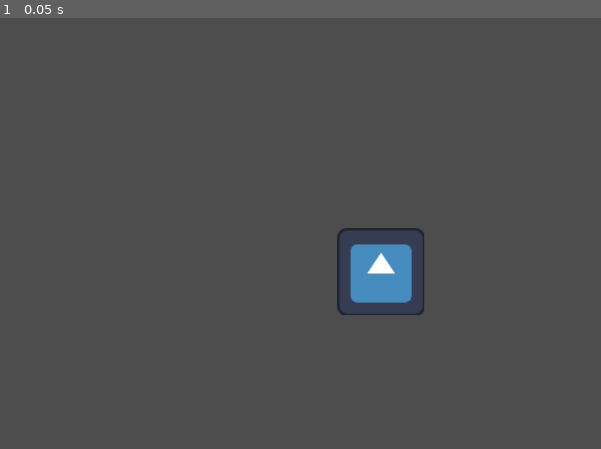
Above: before the commit, frame 1.
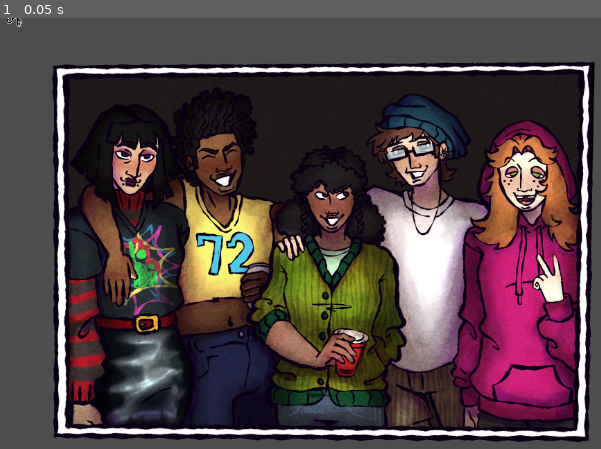
Above: after the commit, the same moment.

Repository: 100-Devs-1-Game/CutOffMoveOn
Game: Godot game, scene res://scenes/cut_test.tscn
Same seed, same stepped clock (60 frames per second), same inputs: the game is played once before the commit and once after it. The engine's default icon, where the game draws it, is replaced by a stand-in: a white triangle on a blue panel in a dark square.
Inputs:
- Up to frame 1 (0.05 s): no input

The runs differ from the first frame. In frame 1, 76% of the frame differs, in the area x 1-100%, y 0-99%.
Error after the commit: Parse Error: Preload file "res://dotted_line.png" does not exist. (res://scripts/cut_test.gd:6)

Commit message:
Added cutting mechanic and 'level completion'

Diff:
--- a/src/scenes/cut_test.tscn
+++ b/src/scenes/cut_test.tscn
@@ -1,10 +1,52 @@
-[gd_scene load_steps=2 format=3 uid="uid://c74wi0fqx48rp"]
+[gd_scene load_steps=7 format=3 uid="uid://c74wi0fqx48rp"]
 
-[ext_resource type="Script" uid="uid://bv1mgy8mi25jk" path="res://scenes/image_parent.gd" id="1_bf38t"]
+[ext_resource type="Script" uid="uid://k4ntejk1ly80" path="res://scripts/cut_test.gd" id="1_pp5k7"]
+[ext_resource type="Texture2D" uid="uid://d21gvpnn7y8cr" path="res://gfx/Piece-1.png" id="3_fp3of"]
+[ext_resource type="Texture2D" uid="uid://cwdg08w3c60k2" path="res://gfx/Piece-3.png" id="4_1kxhe"]
+[ext_resource type="Texture2D" uid="uid://bw670277p501j" path="res://gfx/scissoricon.png" id="5_1kxhe"]
+[ext_resource type="Texture2D" uid="uid://bedpko8l1wur2" path="res://gfx/Piece-2.png" id="5_pp5k7"]
+[ext_resource type="Texture2D" uid="uid://bko4x5o2vuu47" path="res://gfx/Final-Result.png" id="7_k75w1"]
 
-[node name="CutTest" type="Node2D"]
+[node name="CutTest" type="Node2D" node_paths=PackedStringArray("_guide_lines")]
+script = ExtResource("1_pp5k7")
+_guide_lines = [NodePath("CutLine"), NodePath("CutLine2")]
 
 [node name="Camera2D" type="Camera2D" parent="."]
+position = Vector2(966, 656)
+zoom = Vector2(0.5, 0.5)
 
-[node name="ImageParent" type="Node2D" parent="."]
-script = ExtResource("1_bf38t")
+[node name="Piece1" type="Sprite2D" parent="."]
+texture = ExtResource("3_fp3of")
+centered = false
+
+[node name="Piece3" type="Sprite2D" parent="."]
+texture = ExtResource("4_1kxhe")
+centered = false
+
+[node name="Piece2" type="Sprite2D" parent="."]
+texture = ExtResource("5_pp5k7")
+centered = false
+
+[node name="CutLine" type="Line2D" parent="."]
+visible = false
+points = PackedVector2Array(1132, 144, 1129, 223, 1090, 250, 1050, 272, 1038, 306, 1037, 344, 988, 370, 993, 413, 1008, 458, 1008, 502, 1034, 551, 1062, 602, 1045, 666, 1096, 704, 1101, 779, 1101, 838, 1117, 891, 1118, 944, 1093, 1002, 1055, 1045, 1068, 1109, 1064, 1152, 1057, 1202)
+width = 5.0
+default_color = Color(1, 0, 1, 1)
+
+[node name="CutLine2" type="Line2D" parent="."]
+visible = false
+points = PackedVector2Array(1167, 142, 1165, 229, 1263, 289, 1306, 354, 1300, 395, 1243, 423, 1263, 448, 1253, 481, 1222, 496, 1266, 525, 1348, 547, 1348, 578, 1314, 604, 1291, 645, 1290, 721, 1291, 815, 1287, 887, 1271, 960, 1256, 1030, 1275, 1074, 1290, 1137, 1290, 1202)
+width = 5.0
+default_color = Color(1, 0, 1, 1)
+
+[node name="FinalResult" type="Sprite2D" parent="."]
+modulate = Color(1, 1, 1, 0)
+texture = ExtResource("7_k75w1")
+centered = false
+
+[node name="Cursor" type="Node2D" parent="."]
+
+[node name="Scissors" type="Sprite2D" parent="Cursor"]
+rotation = -2.8274333
+scale = Vector2(0.24999999, 0.24999999)
+texture = ExtResource("5_1kxhe")
--- /dev/null
+++ b/src/scripts/cut_test.gd
@@ -0,0 +1,105 @@
+extends Node2D
+
+const PIECE3_END_POS := Vector2(-340, 0)
+const MIN_POINT_DIST := 48
+const POINT_DIST_SQR := MIN_POINT_DIST * MIN_POINT_DIST
+const cut_texture: Texture2D = preload("res://dotted_line.png")
+const PIECE2_END_POS := Vector2(1536.0, 256)
+
+@export var _guide_lines: Array[Line2D] = []
+
+
+#@onready var _piece1: Sprite2D = $Piece1
+@onready var _piece2: Sprite2D = $Piece2
+@onready var _piece3: Sprite2D = $Piece3
+@onready var _final: Sprite2D = $FinalResult
+@onready var _cursor: Node2D = $Cursor
+
+
+var _point_dict: Dictionary = {}
+var _spawned_lines: Array[Line2D] = []
+
+var _current_line: Line2D
+var is_cutting: bool = false
+var tick_delay = 10
+var tick = 0
+
+func _ready() -> void:
+	_final.modulate = Color.TRANSPARENT
+	for line in _guide_lines:
+		for i in range(line.get_point_count()):
+			var pos = Vector2i(line.get_point_position(i))
+			_point_dict[pos] = false
+
+
+func _process(_delta: float) -> void:
+	_cursor.position = get_global_mouse_position()
+	if Input.is_action_just_pressed("click"): _begin_cut()
+	elif Input.is_action_just_released("click"): _end_cut()
+	elif Input.is_action_pressed("click"): _continue_cut()
+
+
+func _begin_cut() -> void:
+	is_cutting = true
+	_current_line = spawn_line()
+
+
+func _end_cut() -> void:
+	if not is_cutting: return
+	_current_line = null
+	is_cutting = false
+	#TODO: Cleanup Lines, merge if possible
+
+
+func _continue_cut() -> void:
+	if not is_cutting: return
+	tick -= 1
+	if tick > 0: return
+	tick = tick_delay
+	var nearest: Vector2i = get_nearest_point()
+	if nearest == -Vector2i.ONE: return
+	_point_dict.erase(nearest)
+	_current_line.add_point(nearest)
+	if is_complete(): on_cut_complete()
+
+
+func get_nearest_point() -> Vector2i:
+	for point in _point_dict.keys():
+		if get_global_mouse_position().distance_squared_to(point) < POINT_DIST_SQR:
+			return point
+	return -Vector2i.ONE
+
+
+func is_complete() -> bool:
+	return _point_dict.size() == 0
+
+
+func spawn_line() -> Line2D:
+	var new_line = Line2D.new()
+	_spawned_lines.append(new_line)
+	get_tree().current_scene.add_child(new_line)
+	new_line.width = 16
+	new_line.texture = cut_texture
+	new_line.texture_mode = Line2D.LINE_TEXTURE_TILE
+	new_line.texture_repeat = CanvasItem.TEXTURE_REPEAT_ENABLED
+	#new_line.joint_mode =
+	return new_line
+
+
+func on_cut_complete() -> void:
+	create_tween().tween_property(
+		_piece2, "rotation_degrees", 20, 0.7).set_ease(Tween.EASE_IN
+	)
+	await create_tween().tween_property(
+		_piece2, "position", PIECE2_END_POS, 0.7).\
+		set_ease(Tween.EASE_IN).finished
+	await create_tween().tween_property(
+		_piece3, "position", PIECE3_END_POS, 0.5).finished
+	for line in _spawned_lines:
+		create_tween().tween_property(
+			line, "modulate", Color.TRANSPARENT, 0.3
+		)
+	await create_tween().tween_property(
+		_final, "modulate", Color(10, 10, 10, 10), 0.3).finished
+	await create_tween().tween_property(
+		_final, "modulate", Color.WHITE, 0.3).finished
Binary file added: src/gfx/Final-Result.png
Not shown, added: src/gfx/Final-Result.png.import
Binary file added: src/gfx/Piece-1.png
Not shown, added: src/gfx/Piece-1.png.import
Binary file added: src/gfx/Piece-2.png
Not shown, added: src/gfx/Piece-2.png.import
Binary file added: src/gfx/Piece-3.png
Not shown, added: src/gfx/Piece-3.png.import
Binary file added: src/gfx/dotted_line.png
Not shown, added: src/gfx/dotted_line.png.import
Binary file added: src/gfx/scissoricon.png
Not shown, added: src/gfx/scissoricon.png.import
(and 8 more such lines)
